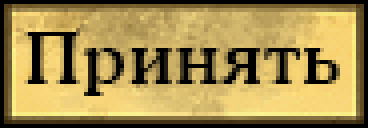
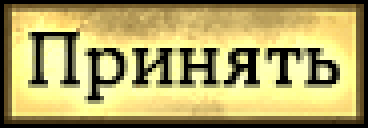
Two versions of the same layered image (368x128). Layer-by-layer changes:
painted on "Принять" over 24, 32, 340, 104
hid "Layer 0" over 8, 8, 360, 124
hid "Layer 1" over 8, 8, 360, 124
hid "Layer 2" over 8, 8, 360, 124
